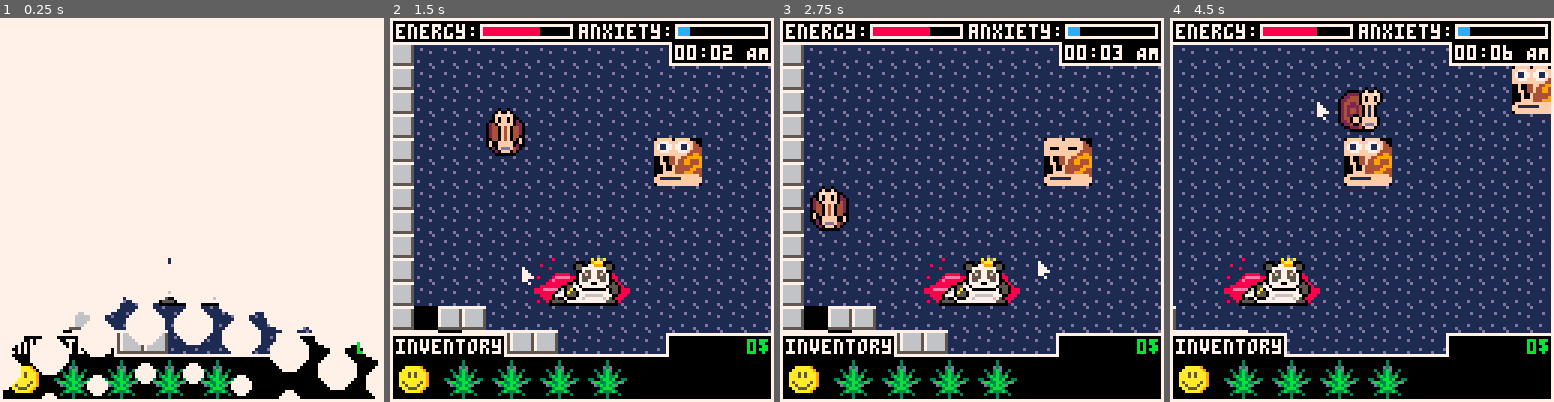
Above: before the commit, frames 1-4 (left to right).
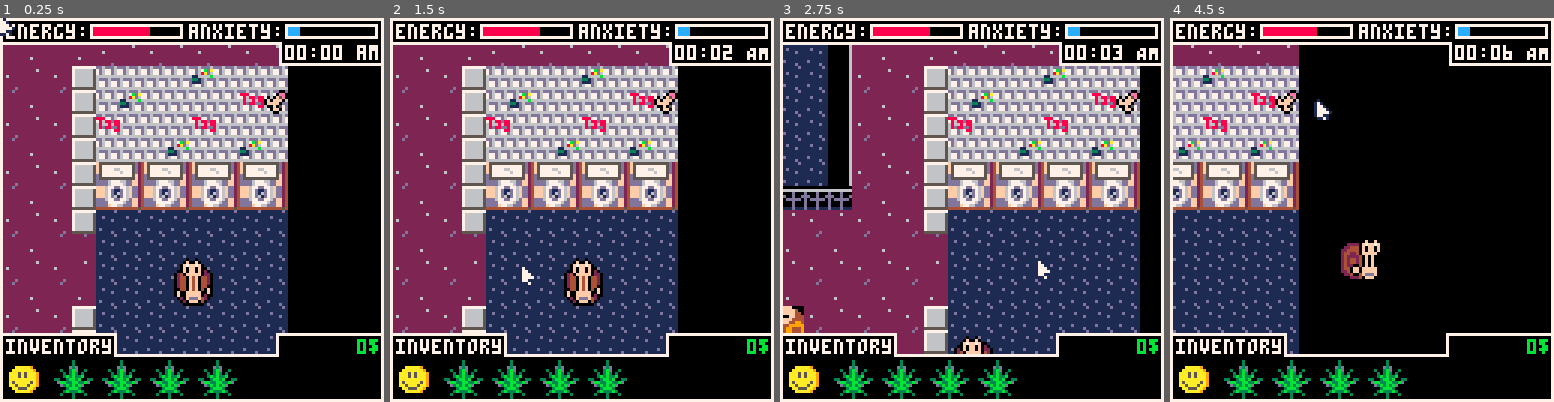
Above: after the commit, the same moments.

Repository: ekaktusz/ld53delivery
Game: PICO-8 cartridge delivery.p8
Two runs of this game, one before a commit and one after it. Both use one fixed random seed, a clock stepped at 60 frames per second and the inputs below.
Inputs (mouse positions are in pixels of both pictures, inside the frame that each line leads up to):
- Up to frame 1 (0.25 s): no input
- Up to frame 2 (1.5 s): click (459, 121) at 0.67 s; tap X (X key) at 1.07 s; click (520, 267) at 1.22 s
- Up to frame 3 (2.75 s): click (975, 114) at 1.77 s; hold Left 1.97-2.37 s; tap X (X key) at 2.07, 2.4, 2.73 s; click (1037, 259) at 2.32 s; hold Down from 2.42 s (still down)
- Up to frame 4 (4.5 s): release Down at 2.82 s; click (1492, 106) at 2.87 s; hold Right 2.87-3.53 s; tap X (X key) every 0.33 s from 3.07 to 4.4 s; click (1254, 256) at 3.42 s; hold Up 3.58-4.08 s; click (1315, 102) at 3.97 s; hold Right from 4.13 s (still down)

The runs differ from the first frame. In frame 1, 77% of the frame differs, in the area x 0-100%, y 0-100%; in frame 2, 58%; in frame 3, 56%; in frame 4, 66%.

Commit message:
improvements to map

Diff:
--- a/delivery.p8
+++ b/delivery.p8
@@ -21,6 +21,8 @@
 #include include/bar.lua
 #include include/dealer.lua
 #include include/button.lua
+#include include/speakers.lua
+#include include/djstand.lua
 __gfx__
 c1ccccccc111cccccccccccccccccccc7777777766666666cccccccccccccccc0fffff0fffff0000cccccccccccccccccccccccccccccccc0000000000000000
 171cccccc171ccccccc0cc0ccccccccc76666665000000d0ccccccccccccccccff777fff777ff400cccccccccccccccccccccccccccccccc0000000000000000
@@ -70,22 +72,22 @@
 cc051055550150cccccccccccccccccc5555555555555555c6cccc7cc7cccc6c111ccccccccccccc677d677d600f057ddddd777776ddff240000000000000000
 cc055500001150cccccccccccccccccc1111111111111111c6cccccccccccc6ccccccccccccccccc677d677d670ff07dddddf7766dddff240000000000000000
 cc000000000000ccccccccccccccccccddddddddddddddddc66666666666666ccccccccccccccccc666666666660066644444444444444540000000000000000
-cc000000000000cccccccccccccccccc555555555555555555555555555555555555555555555555cc1111111111111111111111111111cc0000000000000000
-cc055555555550cccccccccccccccccc5555555555555555dd6dd6d66dd6d6d6dd6dd6d66dd6d6d6cc1966699999999999999999999991cc0000000000000000
-cc056550055150ccccccccccccccccccdddddddddddddddd6ddddddd6d6d66dd6ddddddd6d6d66ddcc1966666990009589000999999991cc0000000000000000
-cc05550d501150ccccdddccccccccddc11111111111111116ddd6d6ddddd6ddd1666666666666661cc1966766500600950060099999991cc0000000000000000
-cc051505501150cccddbbdccccdddbdc5555555555555555d6dd6dddd6dddd6d1111111111111111cc1966666500000590000099999991cc0000000000000000
-cc051510011150cccdbddbdccdbdbdcc5555555555555555dddddddddddddddd1155565555555551cc1999666990009959000999999991cc0000000000000000
-cc051551111150cccdbddbdcdbddbdccdddddddddddddddddddddddddddddddd1155655556555561cc1999999999999999999999999991cc0000000000000000
-cc051500001150cccdbbbddddbddbdcc1111111111111111dddddddddddddddd1156555565555651cc1111111111111111111111111111cc0000000000000000
-cc055015510150cccdbddbdbdbddbbdc5555555555555555dddddddddddddddd1165555555556551ccc0dddddddddddddddddddddddd0ccc0000000000000000
-cc050150051150cccdbddbdbdbbdbdcc5555555555555555dddddddddddddddd1155556555565551ccc03333333333333333333333330ccc0000000000000000
-cc05050d505050cccdbdcdbbdbddbdccdddddddddddddddddddddddddddddddd1155565555655561ccc03333333333333333333333330ccc0000000000000000
-cc050505505050cccddcccdddbdcdccc1111111111111111dddddddddddddddd1155655556555651ccc03333333333333333333333330ccc0000000000000000
-cc050150051050cccccccccccdcccccc5555555555555555dddddddddddddddd1111111111111111ccc00000000000000000000000000ccc0000000000000000
-cc051015510150cccccccccccccccccc555555555555555555555555555555555555555555555555cccccccccccccccccccccccccccccccc0000000000000000
-cc055500001150ccccccccccccccccccddddddddddddddddddddddddddddddddddddddddddddddddcccccccccccccccccccccccccccccccc0000000000000000
-cc000000000000cccccccccccccccccc111111111111111166666666666666666666666666666666cccccccccccccccccccccccccccccccc0000000000000000
+cc000000000000cccccccccccccccccc655555555555555555555555555555555555555555555555cc1111111111111111111111111111cc0000000000000000
+cc055555555550cccccccccccccccccc6555555555555555dd6dd6d66dd6d6d6dd6dd6d66dd6d6d6cc1966699999999999999999999991cc0000000000000000
+cc056550055150cccccccccccccccccc6ddddddddddddddd6ddddddd6d6d66dd6ddddddd6d6d66ddcc1966666990009589000999999991cc0000000000000000
+cc05550d501150ccccdddccccccccddc61111111111111116ddd6d6ddddd6ddd1666666666666661cc1966766500600950060099999991cc0000000000000000
+cc051505501150cccddbbdccccdddbdc6555555555555555d6dd6dddd6dddd6d1111111111111111cc1966666500000590000099999991cc0000000000000000
+cc051510011150cccdbddbdccdbdbdcc6555555555555555dddddddddddddddd1155565555555551cc1999666990009959000999999991cc0000000000000000
+cc051551111150cccdbddbdcdbddbdcc6ddddddddddddddddddddddddddddddd1155655556555561cc1999999999999999999999999991cc0000000000000000
+cc051500001150cccdbbbddddbddbdcc6111111111111111dddddddddddddddd1156555565555651cc1111111111111111111111111111cc0000000000000000
+cc055015510150cccdbddbdbdbddbbdc5555555555555556dddddddddddddddd1165555555556551ccc0dddddddddddddddddddddddd0ccc0000000000000000
+cc050150051150cccdbddbdbdbbdbdcc5555555555555556dddddddddddddddd1155556555565551ccc03333333333333333333333330ccc0000000000000000
+cc05050d505050cccdbdcdbbdbddbdccddddddddddddddd6dddddddddddddddd1155565555655561ccc03333333333333333333333330ccc0000000000000000
+cc050505505050cccddcccdddbdcdccc1111111111111116dddddddddddddddd1155655556555651ccc03333333333333333333333330ccc0000000000000000
+cc050150051050cccccccccccdcccccc5555555555555556dddddddddddddddd1111111111111111ccc00000000000000000000000000ccc0000000000000000
+cc051015510150cccccccccccccccccc555555555555555655555555555555555555555555555555cccccccccccccccccccccccccccccccc0000000000000000
+cc055500001150ccccccccccccccccccddddddddddddddd6ddddddddddddddddddddddddddddddddcccccccccccccccccccccccccccccccc0000000000000000
+cc000000000000cccccccccccccccccc111111111111111666666666666666666666666666666666cccccccccccccccccccccccccccccccc0000000000000000
 cccc010cccccccccccc000ccccc0000cccc070cccc070ccccccccccccccccccccccacacacccccccccccccccccccccccccccccccccccccccccccccccccc00000c
 cc000811cccccccccc07770ccc0777e0cc070cccccc070cccccccccccccccc000c09aaa000cccccccccccc00000cccccccccc00cccccc00ccccccccc00d7bbb0
 c0000001ccccccccc0777770c077e00cc07f0c0000c07f0cccccccccccccc05500779990550cccccccccc0bbbbb0cccccccc099000000990ccccccc0bbbbd7bb
@@ -151,37 +153,110 @@
 cccc04f444ff0cccc70006ccccccccccccc0455ccccccccccc0fff04422200cccccc020fff040ccccccc044440420ccccc000003300cccccccc0444fff4440cc
 cc00ff000f00ccccc77000ccccccccccccc0555cccccccccccc000000000ccccccccc0000000ccccccccc0000000cccccccc00000000cccccccc099909990ccc
 __gff__
-0000000001000000000000000000000000000000000100000000000000000000000000000000000000000000000000000000000000000000000000000000000000000000000000000000000000000000000000000000000000000000000000000000000000000000000000000000000000000000000000000000000000000000
+0000000001000000000000000000000000000000000100000000000000000000000000000000000000000000000000000000000000000000000000000000000000000000010100000000010101010000000000000101000000000101010100000000000000000101010100000000000000000000000001010101000000000000
 0000000000000000000000000000000000000000000000000000000000000000000000000000000000000000000000000000000000000000000000000000000000000000000000000000000000000000000000000000000000000000000000000000000000000000000000000000000000000000000000000000000000000000
 __map__
-0414141414141414141414141414141414141414140000000000000000000000000000000000000000000000000000000000000000000000000000000000000000000000000000000000000000000000000000000000000000000000000000000000000000000000000000000000000000000000000000000000000000000000
-0414141414141414141414141414141414141414141414141414141414000000000000000000000000000000000000000000000000000000000000000000000000000000000000000000000000000000000000000000000000000000000000000000000000000000000000000000000000000000000000000000000000000000
-0414141414141414141414141414141414140814141414141414141414000000000000000000000000000000000000000000000000000000000000000000000000000000000000000000000000000000000000000000000000000000000000000000000000000000000000000000000000000000000000000000000000000000
-0414141414141414141414141414141414141414141414141414141414000000000000000000000000000000000000000000000000000000000000000000000000000000000000000000000000000000000000000000000000000000000000000000000000000000000000000000000000000000000000000000000000000000
-0414141414141414141414141414141414141414141414141414141414000000000000000000000000000000000000000000000000000000000000000000000000000000000000000000000000000000000000000000000000000000000000000000000000000000000000000000000000000000000000000000000000000000
-0414141414141414141414081414141414141414141414141414141414000000000000000000000000000000000000000000000000000000000000000000000000000000000000000000000000000000000000000000000000000000000000000000000000000000000000000000000000000000000000000000000000000000
-0414141414141414141414141414141414141414141414141414141414000000000000000000000000000000000000000000000000000000000000000000000000000000000000000000000000000000000000000000000000000000000000000000000000000000000000000000000000000000000000000000000000000000
-0414141414141414141414141414141414141414141414141414141414000000000000000000000000000000000000000000000000000000000000000000000000000000000000000000000000000000000000000000000000000000000000000000000000000000000000000000000000000000000000000000000000000000
-0414141414141414141414141414141414141414141414141414141414000000000000000000000000000000000000000000000000000000000000000000000000000000000000000000000000000000000000000000000000000000000000000000000000000000000000000000000000000000000000000000000000000000
-0414141414141414141414141414141414141414141414141414141414000000000000000000000000000000000000000000000000000000000000000000000000000000000000000000000000000000000000000000000000000000000000000000000000000000000000000000000000000000000000000000000000000000
-0414141414148614141414141414141414141414141414141414141414000000000000000000000000000000000000000000000000000000000000000000000000000000000000000000000000000000000000000000000000000000000000000000000000000000000000000000000000000000000000000000000000000000
-0414141414141414141414141414141414141414141414141414141414000000000000000000000000000000000000000000000000000000000000000000000000000000000000000000000000000000000000000000000000000000000000000000000000000000000000000000000000000000000000000000000000000000
-0400040414141414141414141414141414141414141414141414141414000000000000000000000000000000000000000000000000000000000000000000000000000000000000000000000000000000000000000000000000000000000000000000000000000000000000000000000000000000000000000000000000000000
-0404000404040414141414141414141414141414141414141414141414000000000000000000000000000000000000000000000000000000000000000000000000000000000000000000000000000000000000000000000000000000000000000000000000000000000000000000000000000000000000000000000000000000
-0400000000000404041414141414141414141414141414141414141414000000000000000000000000000000000000000000000000000000000000000000000000000000000000000000000000000000000000000000000000000000000000000000000000000000000000000000000000000000000000000000000000000000
-0400000000000000000404141414141414141414141414141414141414000000000000000000000000000000000000000000000000000000000000000000000000000000000000000000000000000000000000000000000000000000000000000000000000000000000000000000000000000000000000000000000000000000
-0400000000000000000000040404041414141414141414141414141414000000000000000000000000000000000000000004000000000000000000000000000000000000000000000000000000000000000000000000000000000000000000000000000000000000000000000000000000000000000000000000000000000000
-0400000000000000000000000000000404141414141414141414141414000000000000000000000000000000000000000004000000000000000000000000000000000000000000000000000000000000000000000000000000000000000000000000000000000000000000000000000000000000000000000000000000000000
-0404000000000000000000000000040400000000000000000000000000000000000000000000000000000000000000000404000000000000000000000000000000000000000000000000000000000000000000000000000000000000000000000000000000000000000000000000000000000000000000000000000000000000
-0404040404040404000404040404040000000000000000000000000000000000000000000000000000000000000000000404000000000000000000000000000000000000000000000000000000000000000000000000000000000000000000000000000000000000000000000000000000000000000000000000000000000000
-0404040404040404040404000000040400000000000000000000000004040404040404040400040004000004000000000000000000000000000000000000000000000000000000000000000000000000000000000000000000000000000000000000000000000000000000000000000000000000000000000000000000000000
-0000000000000000000400000000000004040400000004040404040400000000000000000000000000000000040400040000040000000000000000000000000000000000000000000000000000000000000000000000000000000000000000000000000000000000000000000000000000000000000000000000000000000000
-0000000000000000040000000000000000000004040404000000000000000000000000000000000000000000000400040000000000000000000000000000000000000000000000000000000000000000000000000000000000000000000000000000000000000000000000000000000000000000000000000000000000000000
-0000000000000000040000000000000000000000000000000000000000000000000000000000000000000000000404000000000000000000000000000000000000000000000000000000000000000000000000000000000000000000000000000000000000000000000000000000000000000000000000000000000000000000
-0000000000000000040000000000000000000000000000000000000000000000000000000000000000000000000000000000000000000000000000000000000000000000000000000000000000000000000000000000000000000000000000000000000000000000000000000000000000000000000000000000000000000000
-0000000000000000040000000000000000000000000000000000000000000000000000000000000000000000000000000000040000000000000000000000000000000000000000000000000000000000000000000000000000000000000000000000000000000000000000000000000000000000000000000000000000000000
-0000000000000000000404040404040400000400040400000000000000000000000000000000000000000000000000000000040000000000000000000000000000000000000000000000000000000000000000000000000000000000000000000000000000000000000000000000000000000000000000000000000000000000
-0000000000000000000000000000000000000000000000000004000400040400000000000000000000000000000000000000000000000000000000000000000000000000000000000000000000000000000000000000000000000000000000000000000000000000000000000000000000000000000000000000000000000000
-0000000000000000000000000000000000000000000000000000000000000000000000000000000000000000000000000004000000000000000000000000000000000000000000000000000000000000000000000000000000000000000000000000000000000000000000000000000000000000000000000000000000000000
-0000000000000000000000000000000000000000000000000000000000000000000000000004000004000400000000000004000000000000000000000000000000000000000000000000000000000000000000000000000000000000000000000000000000000000000000000000000000000000000000000000000000000000
-0000000000000000000000000000000000000000000000000000000000000000000000000000000000000000040004040404000000000000000000000000000000000000000000000000000000000000000000000000000000000000000000000000000000000000000000000000000000000000000000000000000000000000
+6667666766676667666766676667666766676667666766676667666766676667666766676667666766676667666766676667666766676667000000000000000000000000000000000000000000000000000000000000000000000000000000000000000000000000000000000000000000000000000000000000000000000000
+7677767776777677767776777677767776777677767776777677767776777677767776777677767776777677767776777677767776777677000000000000000000000000000000000000000000000000000000000000000000000000000000000000000000000000000000000000000000000000000000000000000000000000
+6667666768696667406766676869666766676667686966674067666768696667666766676869666740676667686966676667666768696667000000000000000000000000000000000000000000000000000000000000000000000000000000000000000000000000000000000000000000000000000000000000000000000000
+7677767778797677767776777879767776777677787976777677767778797677767776777879767776777677787976777677767778797677000000000000000000000000000000000000000000000000000000000000000000000000000000000000000000000000000000000000000000000000000000000000000000000000
+66676667666766676667666766676667a6a76667666766676667666766676667a6a766676667666766676667666766676667666766676667000000000000000000000000000000000000000000000000000000000000000000000000000000000000000000000000000000000000000000000000000000000000000000000000
+76777677767776777677767776777677b6b77677767776777677767776777677b6b776777677767776777677767776777677767776777677000000000000000000000000000000000000000000000000000000000000000000000000000000000000000000000000000000000000000000000000000000000000000000000000
+2425242524252425242524252425242524252425242524252425242524252425242524252425242524252425242524a92425862524252425000000000000000000000000000000000000000000000000000000000000000000000000000000000000000000000000000000000000000000000000000000000000000000000000
+3435343534353435343534353435343534353435343534353435343534353435343534353435343534353435343534a93435343534353435000000000000000000000000000000000000000000000000000000000000000000000000000000000000000000000000000000000000000000000000000000000000000000000000
+2425242524252425242524252425242524252425242524252425242524252425242524252425242524252425242524252425242524250607000000000000000000000000000000000000000000000000000000000000000000000000000000000000000000000000000000000000000000000000000000000000000000000000
+3435343534353435343534353435343534353435343534353435343534353435343534353435343534353435343534353435343534351617000000000000000000000000000000000000000000000000000000000000000000000000000000000000000000000000000000000000000000000000000000000000000000000000
+2425242524252425242524252425242524252425242524252425242524252425242524252425242524252425242524252425343534352021000000000000000000000000000000000000000000000000000000000000000000000000000000000000000000000000000000000000000000000000000000000000000000000000
+3435343534b9b8b8343534b9b8b8b8b8b8b8b8b8b8b8b8b8b8b8b8b8b8b8b8b8b8b8b8b8b8b834353435b8b9343534352425242524253031000000000000000000000000000000000000000000000000000000000000000000000000000000000000000000000000000000000000000000000000000000000000000000000000
+2424252524b94045646565754045444544454445444540454445404544454445444544454045646564654045242524a93435343534352627000000000000000000000000000000000000000000000000000000000000000000000000000000000000000000000000000000000000000000000000000000000000000000000000
+3434353534b95455646565755455545554555455545554555455545554555455545554555455747574755455343534a92425242524253637000000000000000000000000000000000000000000000000000000000000000000000000000000000000000000000000000000000000000000000000000000000000000000000000
+2424252425b944456465657544454445444544454045404584854045404544454445444544b96465646544b9242524a93435343534353435000000000000000000000000000000000000000000000000000000000000000000000000000000000000000000000000000000000000000000000000000000000000000000000000
+2434353435b954556465657554555455545554555455545594955455545554555455545554b97475747554b9343534a9a8a8a8a8a8a8a8a8000000000000000000000000000000000000000000000000000000000000000000000000000000000000000000000000000000000000000000000000000000000000000000000000
+3424252425b914141414141414141414141414141414146a6b6c6d14141414141414141414141414141414b9242524253435343534353435000000000000000000000000000000000000000000000000000000000000000000000000000000000000000000000000000000000000000000000000000000000000000000000000
+2434353435b914141414141414141414141414141414147a7b7c7d14141414141414141414141414141414b9343534352425242524252425000000000000000000000000000000000000000000000000000000000000000000000000000000000000000000000000000000000000000000000000000000000000000000000000
+3424252425b914141414141414141414141414141414141414141414141414141414141414141414141414b9242524045a5a5a5a4a5a5a5a000000000000000000000000000000000000000000000000000000000000000000000000000000000000000000000000000000000000000000000000000000000000000000000000
+2434353435b914141414141414141414141414141414141414141414141414141414141414141414141414b9343534045a4a5a5a5a5a4b5b000000000000000000000000000000000000000000000000000000000000000000000000000000000000000000000000000000000000000000000000000000000000000000000000
+3424252425b914141414141414141414141414141414141414141414141414141414141414141414141414b9242524044b5a5a5a4b5a5a5a000000000000000000000000000000000000000000000000000000000000000000000000000000000000000000000000000000000000000000000000000000000000000000000000
+2434353435b914141414141414141414141414141414141414141414141414141414141414141414141414b9343534045a5a5a4a5a5a4a5a000000000000000000000000000000000000000000000000000000000000000000000000000000000000000000000000000000000000000000000000000000000000000000000000
+3435343534b914141414141414141414141414141414141414141414141414141414141414141414141414b9242524044c4d4c4d4c4d4c4d000000000000000000000000000000000000000000000000000000000000000000000000000000000000000000000000000000000000000000000000000000000000000000000000
+2425242524b9b8b8b8b8b8b8b8b8b8b8b8b8b8b8b8b8b8b8b8b8b8b8b8b8b8b8b8b8b8b8b8b8b8b8b8b8b8b8343534045c5d5c5d5c5d5c5d000000000000000000000000000000000000000000000000000000000000000000000000000000000000000000000000000000000000000000000000000000000000000000000000
+3435343534352425242524252425242524252425242524252425242524242525242524252425242524252425242524041414141414141414000000000000000000000000000000000000000000000000000000000000000000000000000000000000000000000000000000000000000000000000000000000000000000000000
+2425242524253435343534353435343534353435343534353435343534343535343534353435343534353435343534341414141414141414000000000000000000000000000000000000000000000000000000000000000000000000000000000000000000000000000000000000000000000000000000000000000000000000
+2425242524252424252425242524252425242524252425242525242425242524252425242525242524252425242524251414140214141414000000000000000000000000000000000000000000000000000000000000000000000000000000000000000000000000000000000000000000000000000000000000000000000000
+3435343534353434353435343534353435343534353435343535343435343534353435343535343534353435343534351414141414141414000000000000000000000000000000000000000000000000000000000000000000000000000000000000000000000000000000000000000000000000000000000000000000000000
+2425242524252425242524252425242524252425242524252425242524252425242524252425242508252425242524041414141414141414000000000000000000000000000000000000000000000000000000000000000000000000000000000000000000000000000000000000000000000000000000000000000000000000
+3435343534353435343534353435343534353435343534353435343534353435343534353435343534353435343534041414141414141414000000000000000000000000000000000000000000000000000000000000000000000000000000000000000000000000000000000000000000000000000000000000000000000000
+…(74 lines of a section not shown)…
--- a/include/game_state.lua
+++ b/include/game_state.lua
@@ -12,6 +12,7 @@
     inventory_init()
     customers_load()
     dealer_init()
+    speakers_init()
 
     energy_bar = bar_new(30, 2, 30, 4,7,8)
     anxiety_bar = bar_new(95, 2, 30, 4,7,12)
@@ -37,6 +38,7 @@
     player_udpate()
     customers_update()
     dealer_update()
+    speakers_update()
 
     transition_update(game_state.open_transition)
 
@@ -92,6 +94,7 @@
     player_draw()
     customers_draw()
     dealer_draw()
+    speakers_draw()
 
     --top bar
     rectfill(cam.x,cam.y,cam.x+127,cam.y+8,7) -- outside
--- a/include/map.lua
+++ b/include/map.lua
@@ -9,15 +9,16 @@
             if (sprite_num == spriten) then
                 obj = customer_new(i*8,j*8,_w,_h,_type)
                 add(t, obj)
-                mset(i,j,21)
-                if _w==16 then
-                    mset(i+1,j,21)
-                end
-                if _h==16 then
-                    mset(i,j+1,21)
-                end
-                if _w==16 and _h==16 then
-                    mset(i+1,j+1,21)
+                if _type == "player" then
+                    mset(i,j,20)
+                elseif _type == "speaker" then
+                    if j > 5 then
+                        mset(i,j,68)
+                    else
+                        mset(i,j,102)
+                    end
+                else
+                    mset(i,j,36)
                 end
             end
         end
--- a/include/player.lua
+++ b/include/player.lua
@@ -1,10 +1,7 @@
 player = {}
 
 function player_init()
-    player.x = 30
-    player.y = 30
-    player.w =  16
-    player.h = 16
+    player = get_objects_for_sprite_num(2,16,16,"player")[1]
     player.dx = 0
     player.dy = 0
 
--- /dev/null
+++ b/include/speakers.lua
@@ -0,0 +1,21 @@
+speakers = {}
+
+function speakers_init()
+    speakers = get_objects_for_sprite_num(64,16,16,"speaker")
+    for speaker in all(speakers) do
+        local frames = { {x=0, y=32, w=16, h=16}, {x=0, y=48, w=16, h=16} }
+        speaker.animation = animation_new(frames, 20)
+    end
+end
+
+function speakers_update()
+    for speaker in all(speakers) do
+        animation_update(speaker.animation)
+    end
+end
+
+function speakers_draw()
+    for speaker in all(speakers) do
+        animation_draw(speaker.animation, speaker.x, speaker.y)
+    end
+end
Not shown, changed: the music (__music__) section of delivery.p8
Not shown, changed: the sound effects (__sfx__) section of delivery.p8
Empty file added: include/djstand.lua
